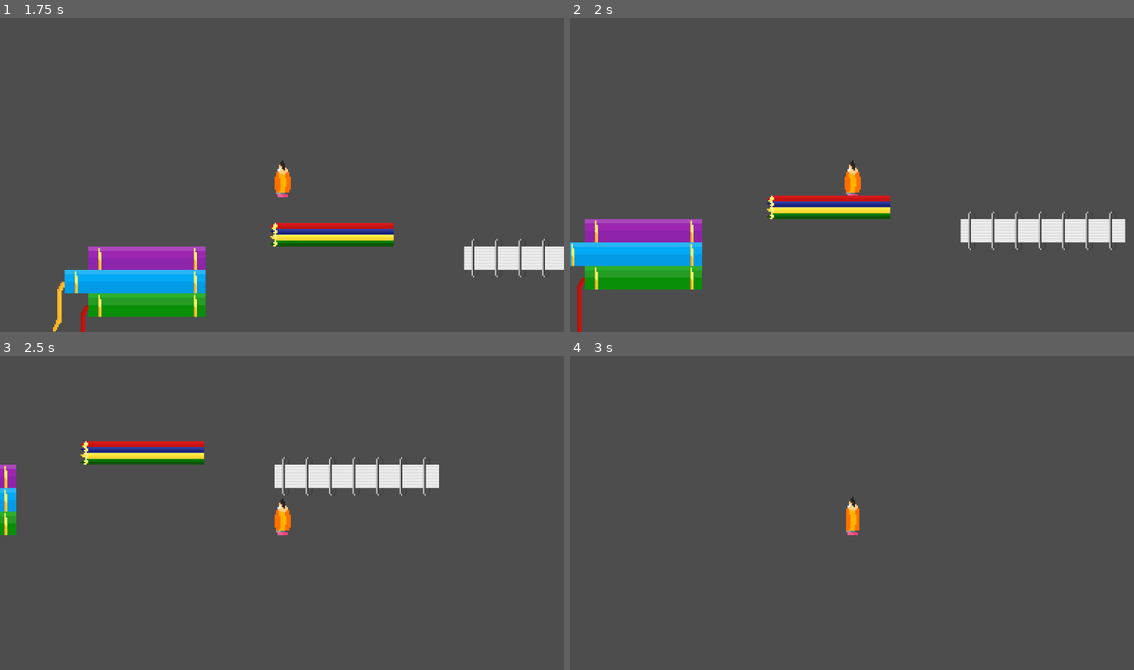
Above: before the commit, frames 1-4 (two rows, left to right).
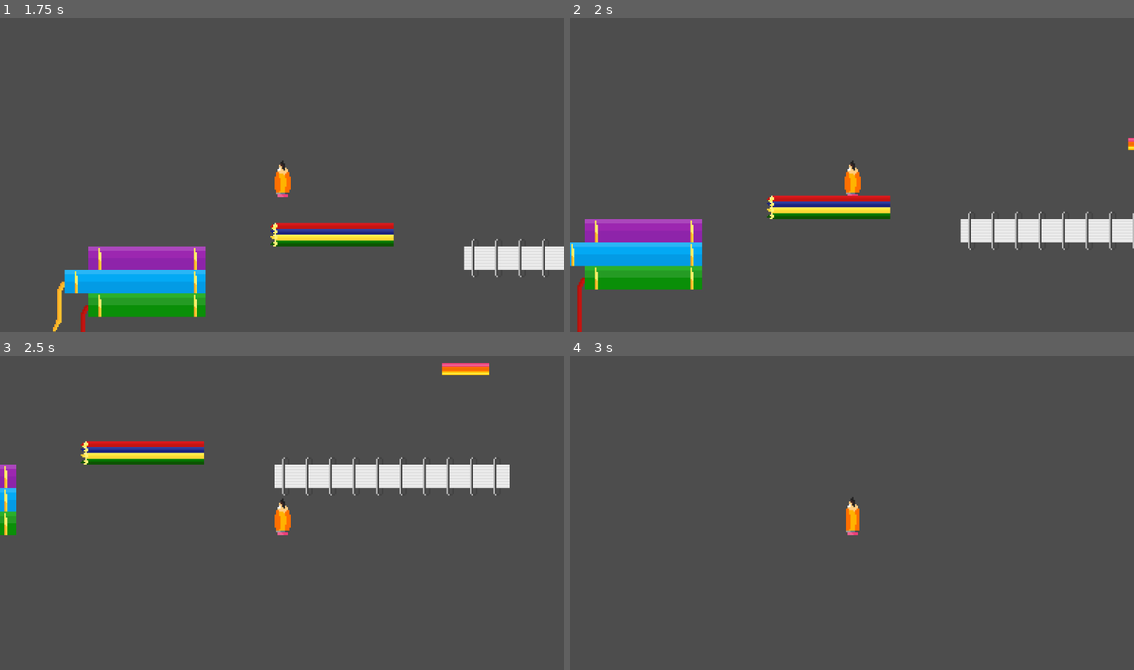
Above: after the commit, the same moments.

Repository: fiiibii/sharp-enough
Game: Godot game, scene res://scenes/menu.tscn
The game is run twice, just before and just after one commit, with the same random seed, the same clock (stepped at 60 frames per second) and the same inputs.
Inputs:
- Up to frame 1 (1.75 s): click "Start" at 0.5 s; tap Enter (ui_accept) at 1.25, 1.52 s; hold Right (ui_right) from 1.28 s (still down)
- Up to frame 2 (2 s): keep holding Right (ui_right)
- Up to frame 3 (2.5 s): keep holding Right (ui_right); tap Enter (ui_accept) at 2.27 s
- Up to frame 4 (3 s): release Right (ui_right) at 2.78 s; hold Left (ui_left) from 2.78 s (still down)

Frame 1 is identical in both runs. In frame 2, 0.2% of the frame differs, in the area x 98-100%, y 38-74%; in frame 3, 1.2%, in the area x 77-91%, y 2-45%; in frame 4, nothing differs.

Commit message:
added platforms

Diff:
--- a/scenes/game.tscn
+++ b/scenes/game.tscn
@@ -1,8 +1,9 @@
-[gd_scene load_steps=10 format=3 uid="uid://ds7ovnguodnf0"]
+[gd_scene load_steps=14 format=3 uid="uid://ds7ovnguodnf0"]
 
 [ext_resource type="Texture2D" uid="uid://cqx6n2pu54bs5" path="res://assets/pencil-Sheet.png" id="1_63c3i"]
 [ext_resource type="Script" path="res://scenes/Player.gd" id="1_hf6e0"]
 [ext_resource type="Texture2D" uid="uid://bm4poqcyb7jed" path="res://assets/sharp_enough_tilesheet1.png" id="2_k56bu"]
+[ext_resource type="PackedScene" uid="uid://klfmjvupn2ht" path="res://scenes/platform_red.tscn" id="4_k7s51"]
 
 [sub_resource type="AtlasTexture" id="AtlasTexture_fqj8e"]
 atlas = ExtResource("1_63c3i")
@@ -224,6 +225,44 @@
 physics_layer_0/collision_layer = 1
 sources/0 = SubResource("TileSetAtlasSource_5s56w")
 
+[sub_resource type="Animation" id="Animation_l46ng"]
+resource_name = "movement"
+length = 5.0
+loop_mode = 2
+tracks/0/type = "value"
+tracks/0/imported = false
+tracks/0/enabled = true
+tracks/0/path = NodePath(".:position")
+tracks/0/interp = 1
+tracks/0/loop_wrap = true
+tracks/0/keys = {
+"times": PackedFloat32Array(0, 5),
+"transitions": PackedFloat32Array(1, 1),
+"update": 0,
+"values": [Vector2(-302, -297.286), Vector2(-302, -435)]
+}
+
+[sub_resource type="Animation" id="Animation_o7pq0"]
+length = 0.001
+tracks/0/type = "value"
+tracks/0/imported = false
+tracks/0/enabled = true
+tracks/0/path = NodePath(".:position")
+tracks/0/interp = 1
+tracks/0/loop_wrap = true
+tracks/0/keys = {
+"times": PackedFloat32Array(0),
+"transitions": PackedFloat32Array(1),
+"update": 0,
+"values": [Vector2(-302, -272)]
+}
+
+[sub_resource type="AnimationLibrary" id="AnimationLibrary_ja4mr"]
+_data = {
+"RESET": SubResource("Animation_o7pq0"),
+"movement": SubResource("Animation_l46ng")
+}
+
 [node name="Game" type="Node2D"]
 position = Vector2(721, 358)
 
@@ -252,4 +291,13 @@
 position = Vector2(0, 4)
 tile_set = SubResource("TileSet_kea0n")
 format = 2
-layer_0/tile_data = PackedInt32Array(-1114154, 262144, 3, -1 …(959 unchanged characters)… -1048597, 393216, 2, -1114151, 327680, 3)
+layer_0/tile_data = PackedInt32Array(-1114154, 262144, 3, -1 …(959 unchanged characters)… -1048597, 393216, 2, -1114151, 327680, 3, -1638417, 393216, 3, -1638416, 393216, 3, -1638415, 393216, 3, -1703952, 393216, 3, -1703951, 393216, 3, -1703950, 393216, 3, -1703949, 393216, 3, -1638414, 393216, 3, -1638413, 393216, 3, -1638412, 393216, 3, -1114132, 393216, 1, -1114131, 393216, 1, -1114130, 393216, 1, -1179668, 393216, 0, -1179667, 393216, 0, -1179666, 393216, 0, -1048596, 393216, 2, -1048595, 393216, 2, -1048594, 393216, 2)
+
+[node name="PlatformRed" parent="." instance=ExtResource("4_k7s51")]
+position = Vector2(-302, -272)
+
+[node name="AnimationPlayer" type="AnimationPlayer" parent="PlatformRed"]
+libraries = {
+"": SubResource("AnimationLibrary_ja4mr")
+}
+autoplay = "movement"
--- /dev/null
+++ b/scenes/platform_red.tscn
@@ -0,0 +1,19 @@
+[gd_scene load_steps=3 format=3 uid="uid://klfmjvupn2ht"]
+
+[ext_resource type="Texture2D" uid="uid://bm4poqcyb7jed" path="res://assets/sharp_enough_tilesheet1.png" id="1_s123q"]
+
+[sub_resource type="RectangleShape2D" id="RectangleShape2D_7n17w"]
+size = Vector2(32, 8)
+
+[node name="PlatformRed" type="AnimatableBody2D"]
+
+[node name="Sprite2D" type="Sprite2D" parent="."]
+position = Vector2(0, 0.25)
+scale = Vector2(1, 0.944444)
+texture = ExtResource("1_s123q")
+region_enabled = true
+region_rect = Rect2(0, 63.9845, 32.2608, 9.33629)
+
+[node name="CollisionShape2D" type="CollisionShape2D" parent="."]
+shape = SubResource("RectangleShape2D_7n17w")
+one_way_collision = true
